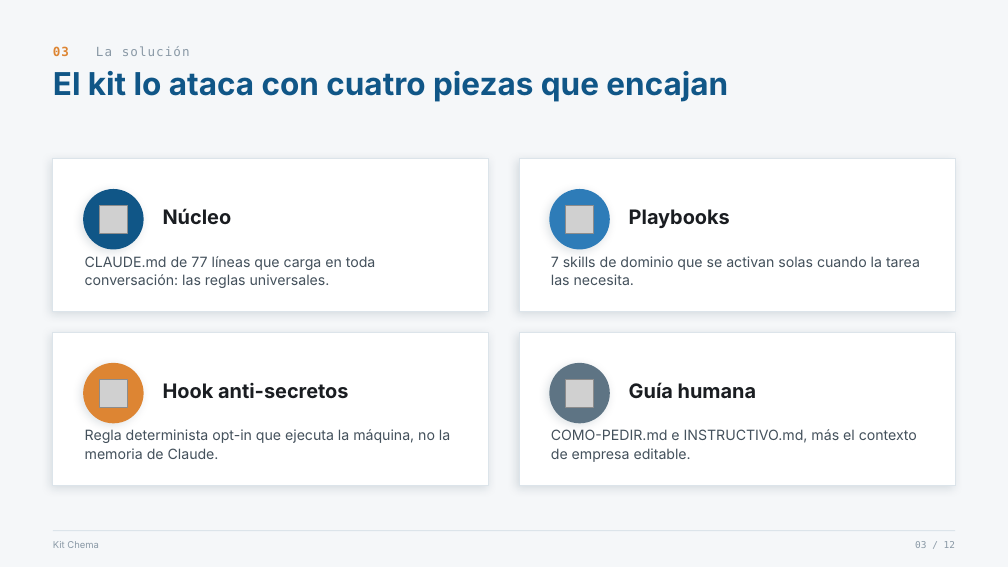
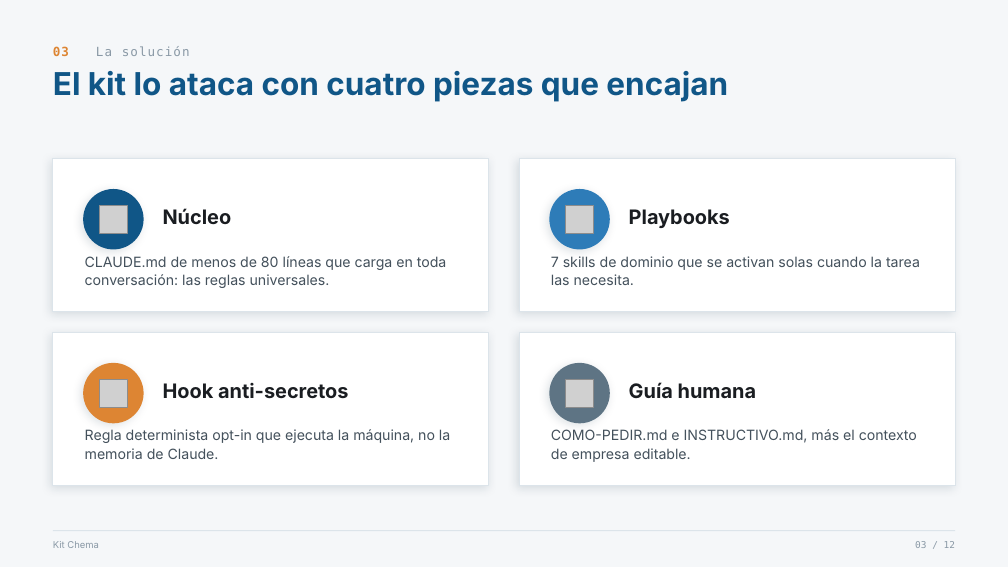
Before and after one commit to chemaw8/claude-kit-chema, a slide deck: slide 3 of presentacion/kit-chema.pptx. Drawn at 1008x567 pixels with LibreOffice and Linux fonts; fonts in the diff are those of the drawing; grey boxes stand for pictures. Boxes give left, top, right and bottom in pixels: in the first picture for what was removed or moved away, otherwise in the second. Text is boxed around its words. In the diff, an @@ line names an element or a change of style, - is before the commit and + after.

```diff
--- a/presentacion/kit-chema.pptx
+++ b/presentacion/kit-chema.pptx
@@ text at (85, 256, 447, 288): text changed @@
-CLAUDE.md de 77 líneas que carga en toda conversación: las reglas universales.
+CLAUDE.md de menos de 80 líneas que carga en toda conversación: las reglas universales.
```
Also in this commit, not shown: 9 other files.
